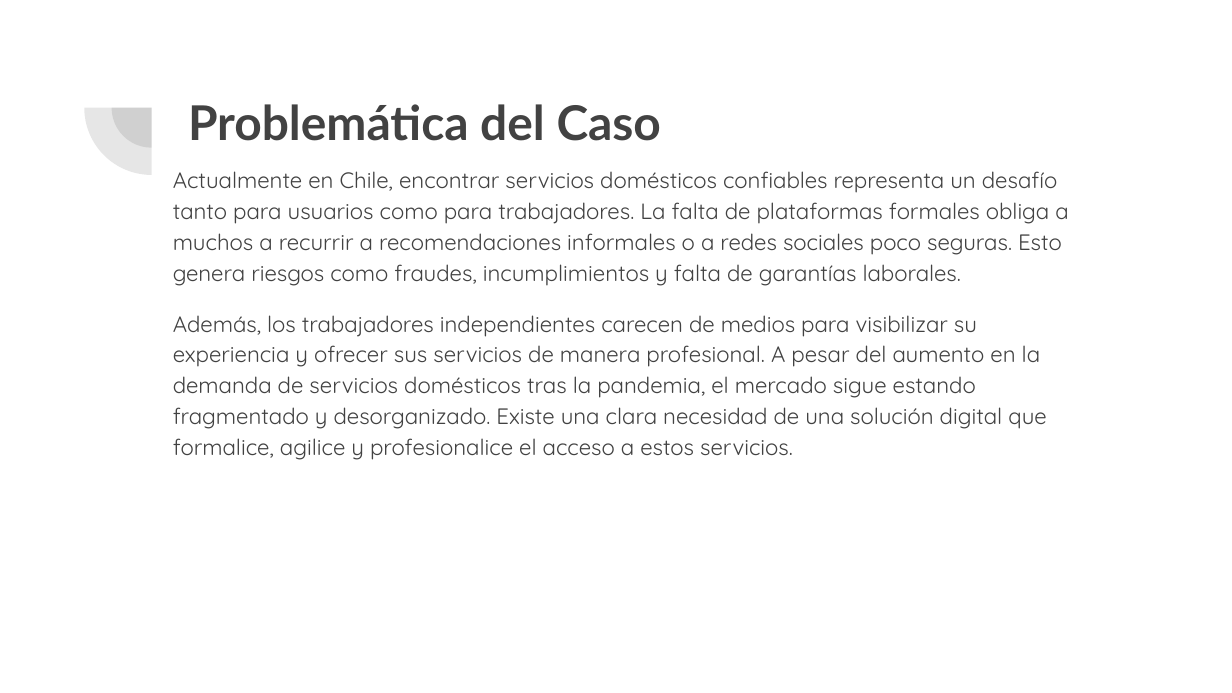
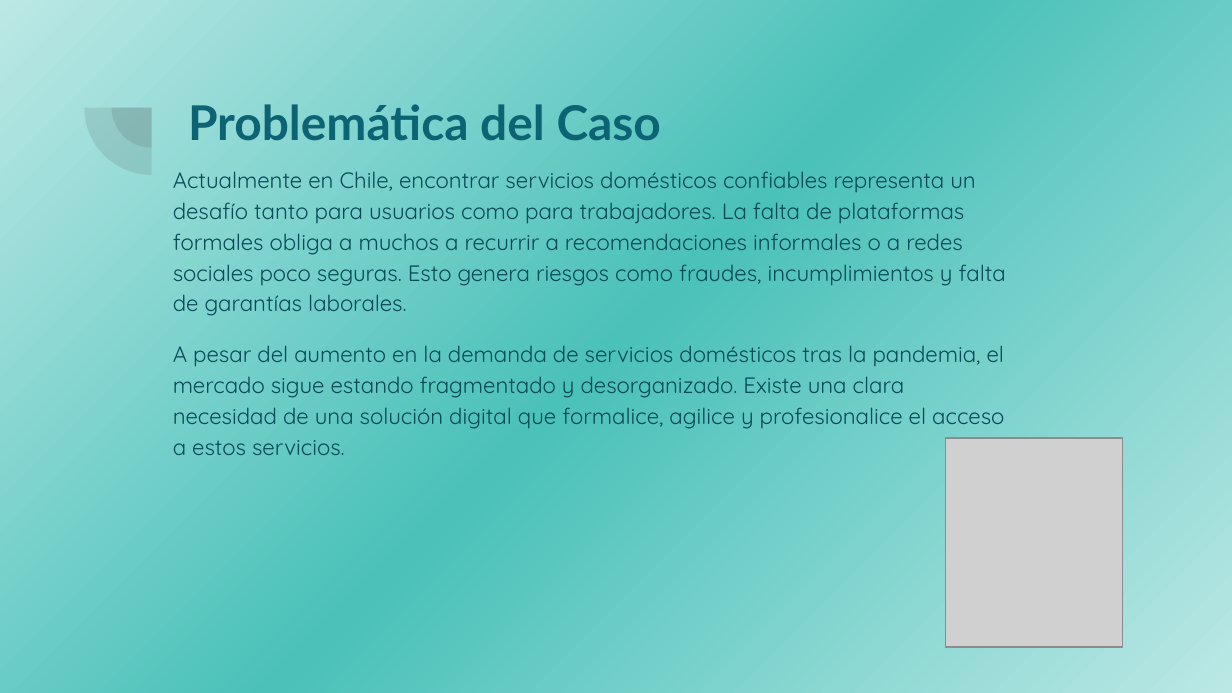
Before and after one commit to TopherHasashi/ServiHogar, a slide deck: slide 2 of Entrega 1/Evidencias Grupales/ServiHogar.pptx. Drawn at 1232x693 pixels with LibreOffice and Linux fonts; fonts in the diff are those of the drawing; grey boxes stand for pictures. Boxes give left, top, right and bottom in pixels: in the first picture for what was removed or moved away, otherwise in the second. Text is boxed around its words. In the diff, an @@ line names an element or a change of style, - is before the commit and + after.

```diff
--- a/Entrega 1/Evidencias Grupales/ServiHogar.pptx
+++ b/Entrega 1/Evidencias Grupales/ServiHogar.pptx
@@ background #FFFFFF to gradient #BBE8E5 to #4AC1B9 @@
@@ title "Problemática del Caso" at (x1=188, y1=104, x2=661, y2=141): text colour #424242 to #0B6374 @@
@@ text at (x1=173, y1=171, x2=1006, y2=316): text colour #424242 to #084A57 in "Actualmente en Chile, encontrar servicios domésticos confiab ..." @@
@@ text at (x1=173, y1=345, x2=1004, y2=455): text changed; text colour #424242 to #084A57 @@
-Además, los trabajadores independientes carecen de medios para visibilizar su experiencia y ofrecer sus servicios de manera profesional. A pesar del aumento en la demanda de servicios domésticos tras la pandemia, el mercado sigue estando fragmentado y desorganizado. Existe una clara necesidad de una solución digital que formalice, agilice y profesionalice el acceso a estos servicios.
+A pesar del aumento en la demanda de servicios domésticos tras la pandemia, el mercado sigue estando fragmentado y desorganizado. Existe una clara necesidad de una solución digital que formalice, agilice y profesionalice el acceso a estos servicios.
@@ picture added at (x1=946, y1=439, x2=1124, y2=648) @@
```
Also in this commit, not shown: 2 other slides changed, 7 slides added, 5 slides removed, 2 other files.
